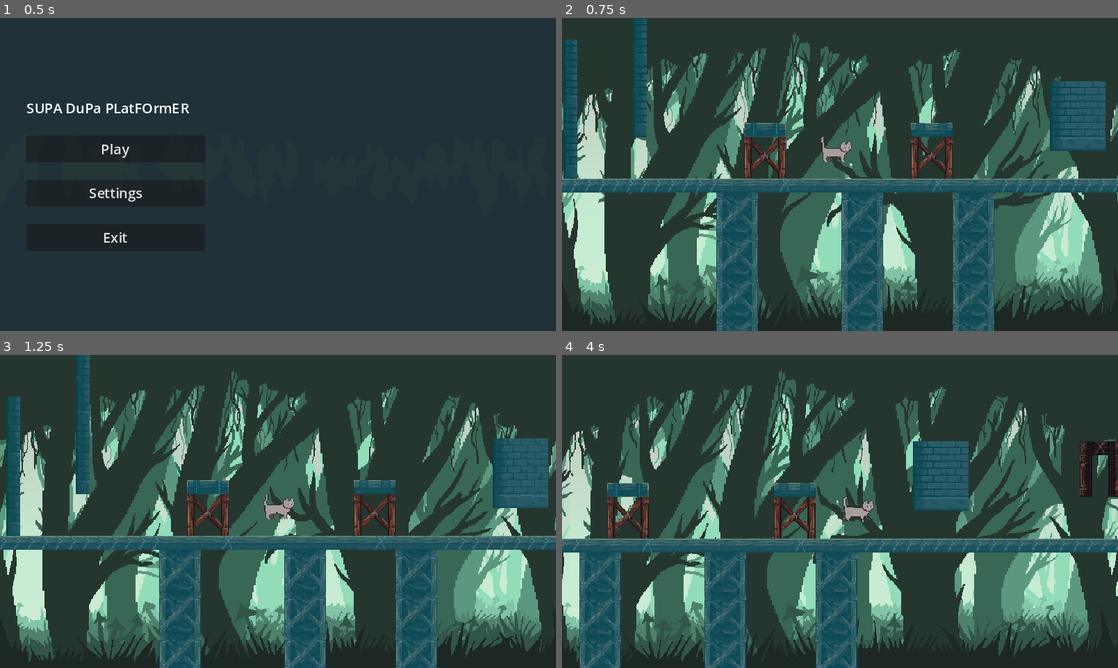
Above: before the commit, frames 1-4 (two rows, left to right).
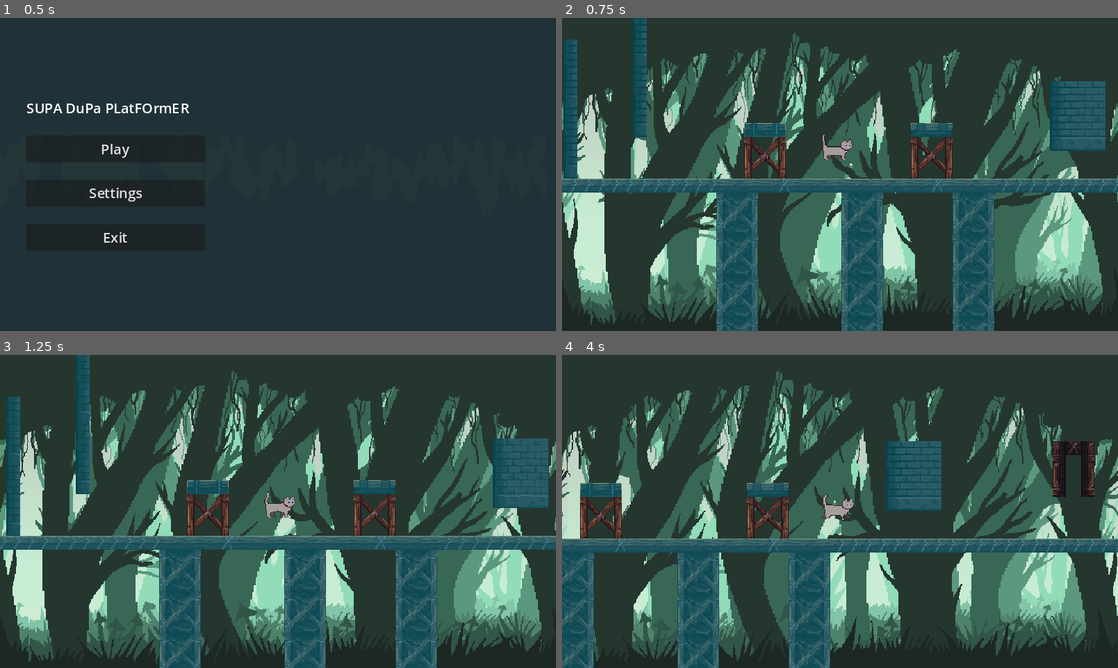
Above: after the commit, the same moments.

Repository: DrDGS/CatPlatformer
Game: Godot game, scene res://Scenes/UI/main_menu.tscn
Two runs of this game, one before a commit and one after it. Both use one fixed random seed, a clock stepped at 60 frames per second and the inputs below.
Inputs:
- Up to frame 1 (0.5 s): no input
- Up to frame 2 (0.75 s): click "Play" at 0.5 s
- Up to frame 3 (1.25 s): no input
- Up to frame 4 (4 s): hold Shift (run) 1.28-2.03 s; hold D (move_right) 1.28-2.78 s; tap Space (jump) at 1.52, 1.82, 2.27, 2.57, 3.77, 3.8 s; tap 2 (TestDryState, bound only after the commit) at 1.55, 2.1 s; tap 3 (TestElecState, bound only after the commit) at 2.3, 2.85 s; hold A (move_left) 2.78-3.53 s; tap 1 (TestWetState, bound only after the commit) at 3.05, 3.6 s; hold D (move_right) from 3.53 s (still down)

Frame 1 is identical in both runs. In frame 2, 0.1% of the frame differs, in the area x 46-53%, y 37-46%; in frame 3, 0.1%; in frame 4, 30%, in the area x 0-100%, y 4-100%.
Error before the commit: Invalid operands 'float' and 'Vector2' in operator '+'. (res://Scripts/Character/Player.gd:57)
Error after the commit: Invalid operands 'float' and 'Vector2' in operator '+'. (res://Scripts/Character/Player.gd:77)

Commit message:
States and animations

Diff:
--- a/Scenes/PrefabScenes/character_body_2d.tscn
+++ b/Scenes/PrefabScenes/character_body_2d.tscn
@@ -18,23 +18,8 @@
 tracks/0/keys = {
 "times": PackedFloat32Array(0, 0.1, 0.2, 0.3, 0.4, 0.5, 0.6, 0.7, 0.8, 0.9, 1, 1.1),
 "transitions": PackedFloat32Array(1, 1, 1, 1, 1, 1, 1, 1, 1, 1, 1, 1),
-"update": 1,
+"update": 0,
 "values": [0, 1, 2, 3, 4, 5, 6, 7, 8, 9, 10, 11]
-}
-
-[sub_resource type="Animation" id="Animation_t1dv6"]
-resource_name = "CatJump"
-tracks/0/type = "value"
-tracks/0/imported = false
-tracks/0/enabled = true
-tracks/0/path = NodePath("Sprite2D:frame")
-tracks/0/interp = 1
-tracks/0/loop_wrap = true
-tracks/0/keys = {
-"times": PackedFloat32Array(0, 0.1, 0.2, 0.3, 0.4, 0.5, 0.6, 0.7, 0.8, 0.9),
-"transitions": PackedFloat32Array(1, 1, 1, 1, 1, 1, 1, 1, 1, 1),
-"update": 1,
-"values": [24, 25, 26, 27, 28, 29, 30, 31, 32, 33]
 }
 
 [sub_resource type="Animation" id="Animation_sddgb"]
@@ -48,10 +33,26 @@
 tracks/0/interp = 1
 tracks/0/loop_wrap = true
 tracks/0/keys = {
-"times": PackedFloat32Array(0, 0.1, 0.2, 0.3, 0.6, 0.8, 1),
-"transitions": PackedFloat32Array(1, 1, 1, 1, 1, 1, 1),
+"times": PackedFloat32Array(0, 0.1, 0.2, 0.3, 0.6, 0.9),
+"transitions": PackedFloat32Array(1, 1, 1, 1, 1, 1),
 "update": 1,
-"values": [48, 49, 50, 51, 72, 73, 74]
+"values": [84, 85, 86, 87, 127, 128]
+}
+
+[sub_resource type="Animation" id="Animation_v14dx"]
+resource_name = "CatOnWallIdle"
+length = 2.05
+tracks/0/type = "value"
+tracks/0/imported = false
+tracks/0/enabled = true
+tracks/0/path = NodePath("Sprite2D:frame")
+tracks/0/interp = 1
+tracks/0/loop_wrap = true
+tracks/0/keys = {
+"times": PackedFloat32Array(0, 0.1, 0.2, 0.3, 0.4, 0.5, 0.6, 0.7, 0.8, 0.9, 1, 1.1, 1.2, 1.3, 1.4, 1.5, 1.6, 1.7, 1.8, 1.9, 2),
+"transitions": PackedFloat32Array(1, 1, 1, 1, 1, 1, 1, 1, 1, 1, 1, 1, 1, 1, 1, 1, 1, 1, 1, 1, 1),
+"update": 0,
+"values": [147, 148, 149, 150, 151, 152, 153, 154, 155, 156, 157, 158, 159, 160, 161, 162, 163, 164, 165, 166, 167]
 }
 
 [sub_resource type="Animation" id="Animation_2e05e"]
@@ -67,8 +68,8 @@
 tracks/0/keys = {
 "times": PackedFloat32Array(0, 0.1, 0.2, 0.3, 0.4, 0.5),
 "transitions": PackedFloat32Array(1, 1, 1, 1, 1, 1),
-"update": 1,
-"values": [12, 13, 14, 15, 16, 17]
+"update": 0,
+"values": [21, 22, 23, 24, 25, 26]
 }
 
 [sub_resource type="Animation" id="Animation_pq4xv"]
@@ -82,30 +83,98 @@
 tracks/0/keys = {
 "times": PackedFloat32Array(0),
 "transitions": PackedFloat32Array(1),
+"update": 0,
+"values": [0]
+}
+
+[sub_resource type="Animation" id="Animation_t1dv6"]
+resource_name = "CatJump"
+length = 0.45
+tracks/0/type = "value"
+tracks/0/imported = false
+tracks/0/enabled = true
+tracks/0/path = NodePath("Sprite2D:frame")
+tracks/0/interp = 1
+tracks/0/loop_wrap = true
+tracks/0/keys = {
+"times": PackedFloat32Array(0, 0.1, 0.2, 0.3, 0.4),
+"transitions": PackedFloat32Array(1, 1, 1, 1, 1),
+"update": 0,
+"values": [42, 43, 44, 45, 46]
+}
+
+[sub_resource type="Animation" id="Animation_b7k0q"]
+length = 0.05
+loop_mode = 1
+tracks/0/type = "value"
+tracks/0/imported = false
+tracks/0/enabled = true
+tracks/0/path = NodePath("Sprite2D:frame")
+tracks/0/interp = 1
+tracks/0/loop_wrap = true
+tracks/0/keys = {
+"times": PackedFloat32Array(0),
+"transitions": PackedFloat32Array(1),
+"update": 0,
+"values": [47]
+}
+
+[sub_resource type="Animation" id="Animation_uoocj"]
+resource_name = "CatJumpFinish"
+length = 0.45
+tracks/0/type = "value"
+tracks/0/imported = false
+tracks/0/enabled = true
+tracks/0/path = NodePath("Sprite2D:frame")
+tracks/0/interp = 1
+tracks/0/loop_wrap = true
+tracks/0/keys = {
+"times": PackedFloat32Array(0, 0.1, 0.2, 0.3, 0.4),
+"transitions": PackedFloat32Array(1, 1, 1, 1, 1),
+"update": 0,
+"values": [47, 48, 49, 50, 51]
+}
+
+[sub_resource type="Animation" id="Animation_k6pg5"]
+length = 0.05
+loop_mode = 1
+tracks/0/type = "value"
+tracks/0/imported = false
+tracks/0/enabled = true
+tracks/0/path = NodePath("Sprite2D:frame")
+tracks/0/interp = 1
+tracks/0/loop_wrap = true
+tracks/0/keys = {
+"times": PackedFloat32Array(0),
+"transitions": PackedFloat32Array(1),
+"update": 0,
+"values": [46]
+}
+
+[sub_resource type="Animation" id="Animation_iydob"]
+resource_name = "CatJump"
+length = 0.95
+tracks/0/type = "value"
+tracks/0/imported = false
+tracks/0/enabled = true
+tracks/0/path = NodePath("Sprite2D:frame")
+tracks/0/interp = 1
+tracks/0/loop_wrap = true
+tracks/0/keys = {
+"times": PackedFloat32Array(0, 0.1, 0.2, 0.3, 0.4, 0.5, 0.6, 0.7, 0.8, 0.9),
+"transitions": PackedFloat32Array(1, 1, 1, 1, 1, 1, 1, 1, 1, 1),
 "update": 1,
-"values": [0]
-}
-
-[sub_resource type="Animation" id="Animation_v14dx"]
-resource_name = "CatOnWallIdle"
-length = 1.05
-tracks/0/type = "value"
-tracks/0/imported = false
-tracks/0/enabled = true
-tracks/0/path = NodePath("Sprite2D:frame")
-tracks/0/interp = 1
-tracks/0/loop_wrap = true
-tracks/0/keys = {
-"times": PackedFloat32Array(0, 0.1, 0.2, 0.3, 0.4, 0.5, 0.6, 0.7, 0.8, 0.9, 1),
-"transitions": PackedFloat32Array(1, 1, 1, 1, 1, 1, 1, 1, 1, 1, 1),
-"update": 1,
-"values": [84, 85, 86, 87, 88, 89, 90, 91, 92, 93, 94]
+"values": [42, 43, 44, 45, 46, 47, 48, 49, 50, 51]
 }
 
 [sub_resource type="AnimationLibrary" id="AnimationLibrary_svf60"]
 _data = {
 "CatIdle": SubResource("Animation_s5jpj"),
-"CatJump": SubResource("Animation_t1dv6"),
+"CatJump": SubResource("Animation_iydob"),
+"CatJumpDown": SubResource("Animation_b7k0q"),
+"CatJumpDownFinish": SubResource("Animation_uoocj"),
+"CatJumpUp": SubResource("Animation_t1dv6"),
+"CatJumpUpFinish": SubResource("Animation_k6pg5"),
 "CatOnWall": SubResource("Animation_sddgb"),
 "CatOnWallIdle": SubResource("Animation_v14dx"),
 "CatWalk": SubResource("Animation_2e05e"),
@@ -155,9 +224,9 @@
 parameters/blend_position = Vector2(0.196645, -0.0132159)
 
 [node name="Sprite2D" type="Sprite2D" parent="."]
-position = Vector2(8, -20)
+position = Vector2(1, -2)
 texture = ExtResource("2_bv8yk")
-hframes = 12
+hframes = 21
 vframes = 8
 
 [node name="CollisionShape2D" type="CollisionShape2D" parent="."]
@@ -174,3 +243,5 @@
 [node name="Node2D" type="Node2D" parent="."]
 
 [node name="IdleTimer" type="Timer" parent="."]
+
+[node name="JumpTimer" type="Timer" parent="."]
--- a/Scripts/Character/Player.gd
+++ b/Scripts/Character/Player.gd
@@ -9,6 +9,14 @@
 @export var VEL_RUN_COEF = 3
 @export var ACCELERATION = 30
 @export var AC_STOP_COEF = 1.25
+
+@export var DRY_SPEED_COEF = 1
+@export var WET_SPEED_COEF = 0.5
+@export var ELEC_SPEED_COEF = 1.5
+
+@export var DRY_JUMP_COEF = 1
+@export var WET_JUMP_COEF = 0.5
+@export var ELEC_JUMP_COEF = 1.5
 
 # Relating to JUMP Mechanic
 # JUMP_HEIGHT - height of peak
@@ -19,9 +27,13 @@
 # GRAVITY_DSC - gravity while descending
 
 @export var JUMP_HEIGHT = -80
+@export var JUMP_HEIGHT_BASE = -80
 @export var JUMP_HEIGHT_FACTOR_FROM_X = 0.1
 @export var TIME_ASCEND = 0.4
 @export var TIME_DESCEND = 0.5
+@export var TIME_ASCEND_BASE = 0.4
+@export var TIME_DESCEND_BASE = 0.5
+@export var ANIMATION_GROUND_TIME = 0.8
 
 @onready var JUMP_VELOCITY = (2 * JUMP_HEIGHT) / (TIME_ASCEND)
 @onready var GRAVITY_ASC = -(2 * JUMP_HEIGHT) / (TIME_ASCEND * TIME_ASCEND)
@@ -29,21 +41,29 @@
 
 @export var WALL_CLIMBING_VELOCITY = 25
 @export var WALL_KNOKBACK = 200
-@export var TIME_TO_IDLE = 1.1
+@export var TIME_TO_IDLE = 1.05
 
 @export var hpComponent : Node2D
 @export var plInput : Node2D
 @onready var animation_player = $AnimationPlayer
 @onready var animation_tree = $AnimationTree
 @onready var idle_timer = $IdleTimer
+@onready var jump_timer = $JumpTimer
 
 enum State {Idle, Walk, Run, Jump, Landing, OnWall, OnWallIdle}
+enum BodyState {Wet, Dry, Elec}
 var player_state
+var player_body_state
 var was_running
+var speed_coef
+var jump_coef
+var animation_ground
 
 func _ready():
 	player_state = State.Idle
+	player_body_state = BodyState.Dry
 	idle_timer.timeout.connect(_on_idle_timer_timeout)
+	jump_timer.timeout.connect(_on_jump_timer_timeout)
 
 
 func _physics_process(delta):
@@ -60,8 +80,29 @@
 func get_gravity():
 	return GRAVITY_ASC if velocity.y < 0.0 else GRAVITY_DSC
 
+func calculate_gravity():
+	JUMP_HEIGHT = JUMP_HEIGHT_BASE * jump_coef
+	TIME_ASCEND = TIME_ASCEND_BASE * jump_coef
+	TIME_DESCEND = TIME_DESCEND_BASE * jump_coef
+	JUMP_VELOCITY = (2 * JUMP_HEIGHT) / (TIME_ASCEND)
+	GRAVITY_ASC = -(2 * JUMP_HEIGHT) / (TIME_ASCEND * TIME_ASCEND)
+	GRAVITY_DSC = -(2 * JUMP_HEIGHT) / (TIME_DESCEND * TIME_DESCEND)
+
 
 func state_machine():
+	match player_body_state:
+		BodyState.Dry:
+			speed_coef = DRY_SPEED_COEF
+			jump_coef = DRY_JUMP_COEF
+			calculate_gravity()
+		BodyState.Wet:
+			speed_coef = WET_SPEED_COEF
+			jump_coef = WET_JUMP_COEF
+			calculate_gravity()
+		BodyState.Elec:
+			speed_coef = ELEC_SPEED_COEF
+			jump_coef = ELEC_JUMP_COEF
+			calculate_gravity()
 	match player_state:
 		State.Idle:
 			player_idle()
@@ -97,7 +138,7 @@
 
 func player_walk():
 	was_running = false
-	velocity.x = move_toward(velocity.x, plInput.direction * SPEED, ACCELERATION)
+	velocity.x = move_toward(velocity.x, plInput.direction * SPEED * speed_coef, ACCELERATION)
 
 	if not plInput.direction:
 		player_state = State.Idle
@@ -109,7 +150,7 @@
 
 func player_run():
 	was_running = true
-	velocity.x = move_toward(velocity.x, plInput.direction * SPEED * VEL_RUN_COEF,
+	velocity.x = move_toward(velocity.x, plInput.direction * SPEED * VEL_RUN_COEF * speed_coef,
 			 ACCELERATION)
 
 	if not plInput.direction:
@@ -132,6 +173,7 @@
 			plInput.in_air = false
 
 	if not plInput.in_air and is_on_floor():
+		plInput.in_air_all = false
 		if not plInput.direction:
 			player_state = State.Idle
 		elif plInput.direction and not plInput.is_run:
@@ -140,13 +182,16 @@
 			player_state = State.Run
 
 	if is_on_wall() and plInput.direction:
+		plInput.in_air_all = false
 		idle_timer.wait_time = TIME_TO_IDLE
 		idle_timer.start()
 		player_state = State.OnWall
 
 
 func player_onWall():
-	if is_on_wall() and not is_on_floor() and plInput.direction:
+	if is_on_wall() and not is_on_floor() and plInput.direction and (velocity.x == 0 or abs(get_wall_normal().x) / get_wall_normal().x == abs(velocity.x) / velocity.x):
+		print(get_wall_normal().x)
+		print(plInput.direction)
 		velocity.x = plInput.direction * SPEED
 		var collision = get_slide_collision(0)
 		var body = collision.get_collider()
@@ -162,7 +207,7 @@
 		idle_timer.stop()
 		flip_h(Vector2(-plInput.direction, 0))
 		velocity.y = JUMP_VELOCITY
-		velocity.x = -(abs(plInput.direction) / plInput.direction) * WALL_KNOKBACK * (2 if was_running else 1)
+		velocity.x = -(abs(plInput.direction) / plInput.direction) * WALL_KNOKBACK * (2 if was_running else 1) * speed_coef
 		player_state = State.Jump
 
 
@@ -170,6 +215,10 @@
 	player_state = State.OnWallIdle
 	was_running = false
 	idle_timer.stop()
+
+func _on_jump_timer_timeout():
+	animation_ground = true
+	jump_timer.stop()
 
 
 func _process(_delta):
@@ -177,11 +226,17 @@
 	player_animation()
 	if (Input.is_action_just_pressed("TestTakeDamage")):
 		hpComponent.take_damage(1);
+	if (Input.is_action_just_pressed("TestDryState")):
+		player_body_state = BodyState.Dry
+	if (Input.is_action_just_pressed("TestWetState")):
+		player_body_state = BodyState.Wet
+	if (Input.is_action_just_pressed("TestElecState")):
+		player_body_state = BodyState.Elec
 
 
 func animation_logic(direction : Vector2):
 	animation_tree["parameters/blend_position"] = direction.normalized();
-	if direction.x != 0 and not plInput.in_air:
+	if direction.x != 0 and not plInput.in_air_all:
 		flip_h(direction)
 
 
@@ -197,7 +252,18 @@
 		State.Run:
 			animation_player.play("CatWalk")
 		State.Jump:
-			animation_player.play("CatJump")
+			if plInput.in_air:
+				if animation_player.current_animation != "CatJumpUpFinish":
+					jump_timer.wait_time = TIME_ASCEND + TIME_DESCEND - ANIMATION_GROUND_TIME
+					jump_timer.start()
+					animation_ground = false
+					animation_player.play("CatJumpUp")
+				animation_player.queue("CatJumpUpFinish")
+			else:
+				if animation_ground:
+					animation_player.play("CatJumpDownFinish")
+				else:
+					animation_player.play("CatJumpDown")
 		State.OnWall:
 			animation_player.play("CatOnWall")
 		State.OnWallIdle:
--- a/Scripts/Character/PlayerInput.gd
+++ b/Scripts/Character/PlayerInput.gd
@@ -4,6 +4,7 @@
 var is_run
 var is_jump
 var in_air
+var in_air_all
 
 # Input handler
 # List of actions
@@ -19,8 +20,9 @@
 	else:
 		is_run = false
 
-	if Input.is_action_just_pressed("jump"):
+	if Input.is_action_just_pressed("jump") and not in_air_all:
 		is_jump = true
 		in_air = true
+		in_air_all = true
 	else:
 		is_jump = false
--- a/project.godot
+++ b/project.godot
@@ -33,7 +33,7 @@
 
 TestTakeDamage={
 "deadzone": 0.5,
-"events": [Object(InputEventKey,"resource_local_to_scene":false,"resource_name":"","device":-1,"window_id":0,"alt_pressed":false,"shift_pressed":false,"ctrl_pressed":false,"meta_pressed":false,"pressed":false,"keycode":0,"physical_keycode":69,"key_label":0,"unicode":101,"echo":false,"script":null)
+"events": [Object(InputEventKey,"resource_local_to_scene":false,"resource_name":"","device":-1,"window_id":0,"alt_pressed":false,"shift_pressed":false,"ctrl_pressed":false,"meta_pressed":false,"pressed":false,"keycode":69,"physical_keycode":69,"key_label":69,"unicode":101,"echo":false,"script":null)
 ]
 }
 run={
@@ -58,6 +58,21 @@
 , Object(InputEventKey,"resource_local_to_scene":false,"resource_name":"","device":0,"window_id":0,"alt_pressed":false,"shift_pressed":false,"ctrl_pressed":false,"meta_pressed":false,"pressed":false,"keycode":0,"physical_keycode":4194321,"key_label":0,"unicode":0,"echo":false,"script":null)
 ]
 }
+TestWetState={
+"deadzone": 0.5,
+"events": [Object(InputEventKey,"resource_local_to_scene":false,"resource_name":"","device":0,"window_id":0,"alt_pressed":false,"shift_pressed":false,"ctrl_pressed":false,"meta_pressed":false,"pressed":false,"keycode":0,"physical_keycode":49,"key_label":0,"unicode":0,"echo":false,"script":null)
+]
+}
+TestDryState={
+"deadzone": 0.5,
+"events": [Object(InputEventKey,"resource_local_to_scene":false,"resource_name":"","device":0,"window_id":0,"alt_pressed":false,"shift_pressed":false,"ctrl_pressed":false,"meta_pressed":false,"pressed":false,"keycode":0,"physical_keycode":50,"key_label":0,"unicode":0,"echo":false,"script":null)
+]
+}
+TestElecState={
+"deadzone": 0.5,
+"events": [Object(InputEventKey,"resource_local_to_scene":false,"resource_name":"","device":0,"window_id":0,"alt_pressed":false,"shift_pressed":false,"ctrl_pressed":false,"meta_pressed":false,"pressed":false,"keycode":0,"physical_keycode":51,"key_label":0,"unicode":0,"echo":false,"script":null)
+]
+}
 
 [internationalization]
 
Binary file changed: Localization/translation.en.translation
Binary file changed: Localization/translation.es.translation
Binary file changed: Localization/translation.ru.translation
Not shown: 1 places in Scenes/PrefabScenes/character_body_2d.tscn that only renumber resources
Binary file changed: Sprites/Character/Cat_all_anim.png
